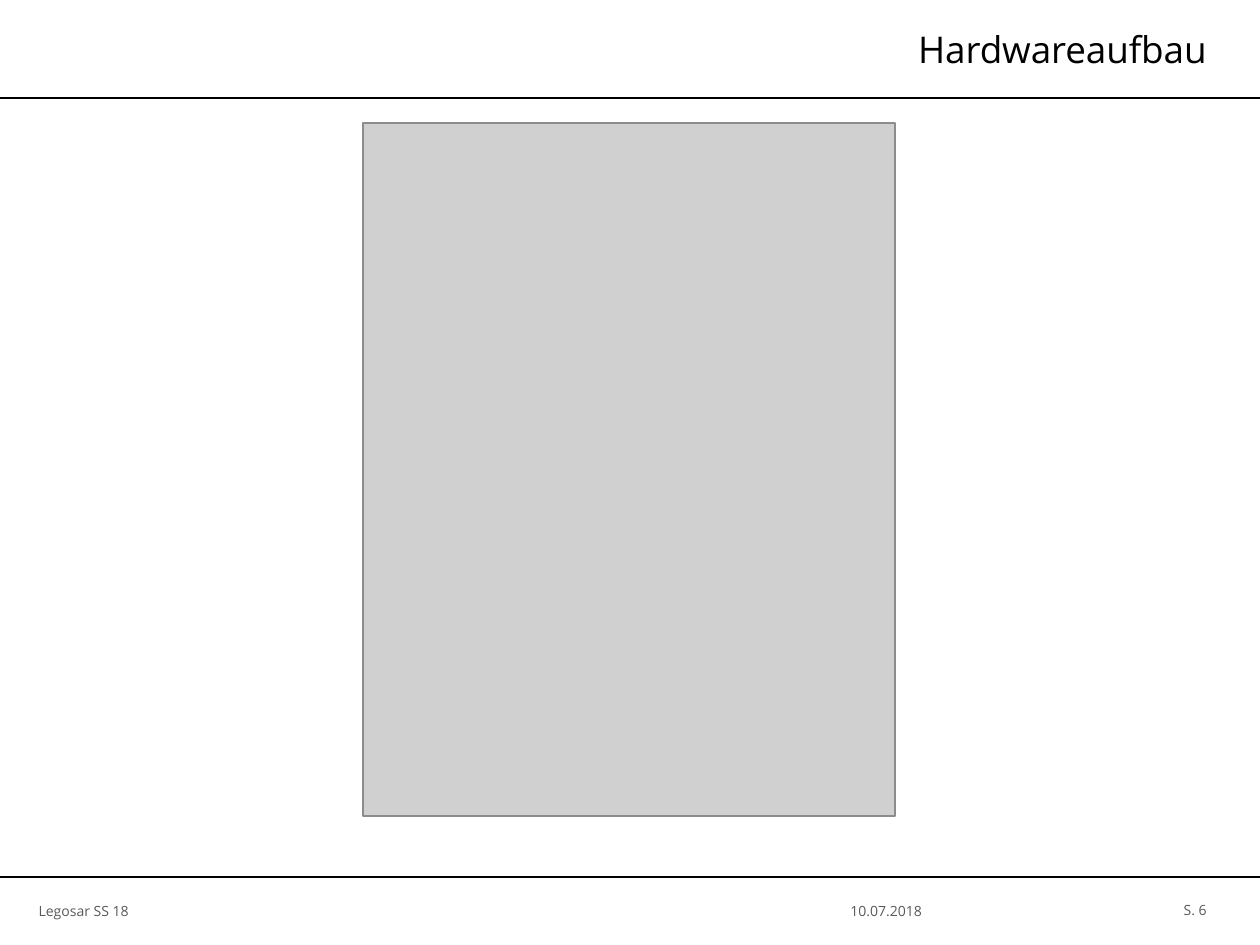
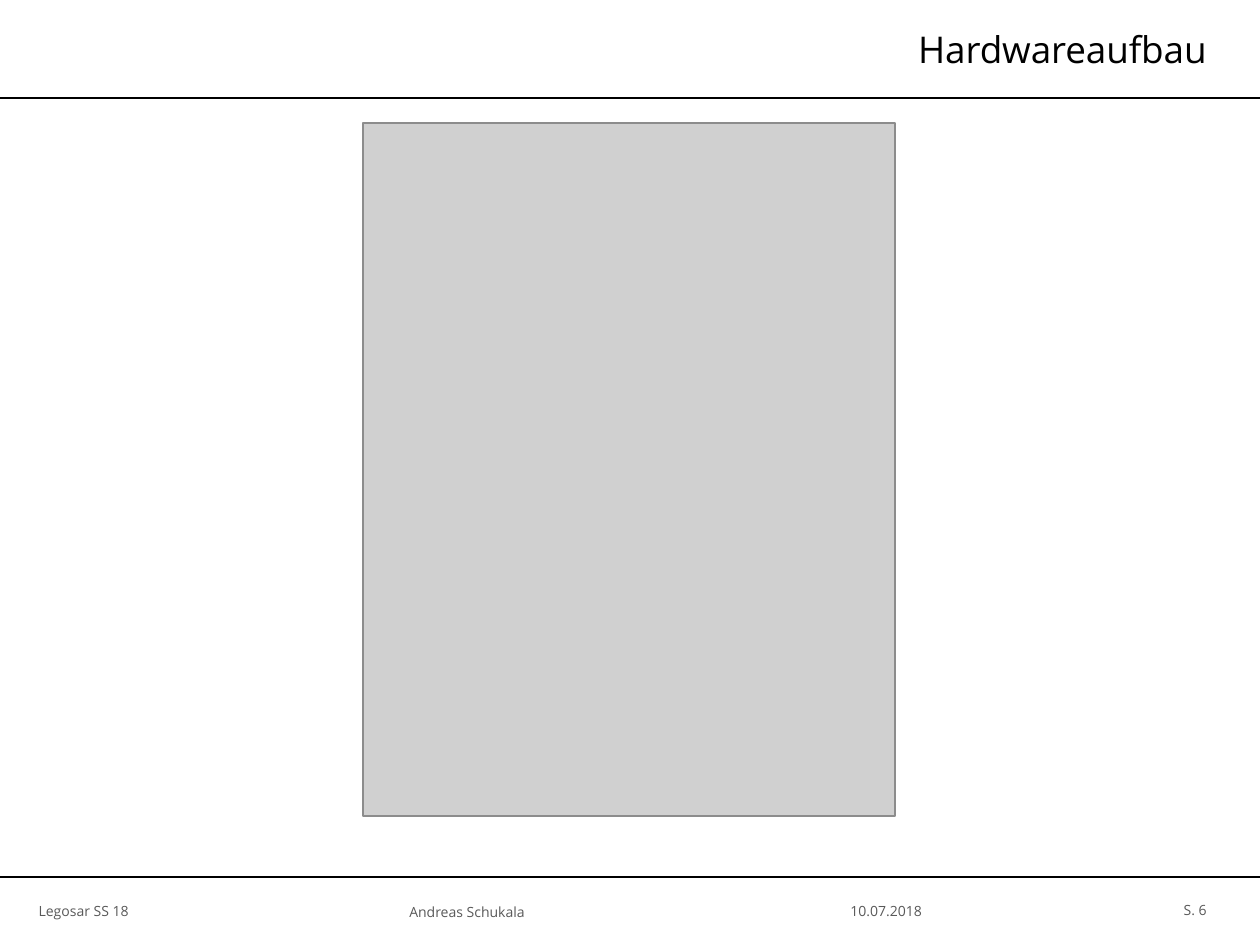
Before and after one commit to SimH1993/OTHR_AUTOSARSS18, a slide deck: slide 6 of Präsentation/Legosar_Master.pptx. Drawn at 1260x945 pixels with LibreOffice and Linux fonts; fonts in the diff are those of the drawing; grey boxes stand for pictures; background and template pictures are left out. Boxes give left, top, right and bottom in pixels: in the first picture for what was removed or moved away, otherwise in the second. Text is boxed around its words. In the diff, an @@ line names an element or a change of style, - is before the commit and + after.

```diff
--- a/Präsentation/Legosar_Master.pptx
+++ b/Präsentation/Legosar_Master.pptx
@@ text added at [409, 906, 525, 917], 6 pt, text #595959 @@
+Andreas Schukala
```
Also in this commit, not shown: 27 other slides changed, 7 slides added.
